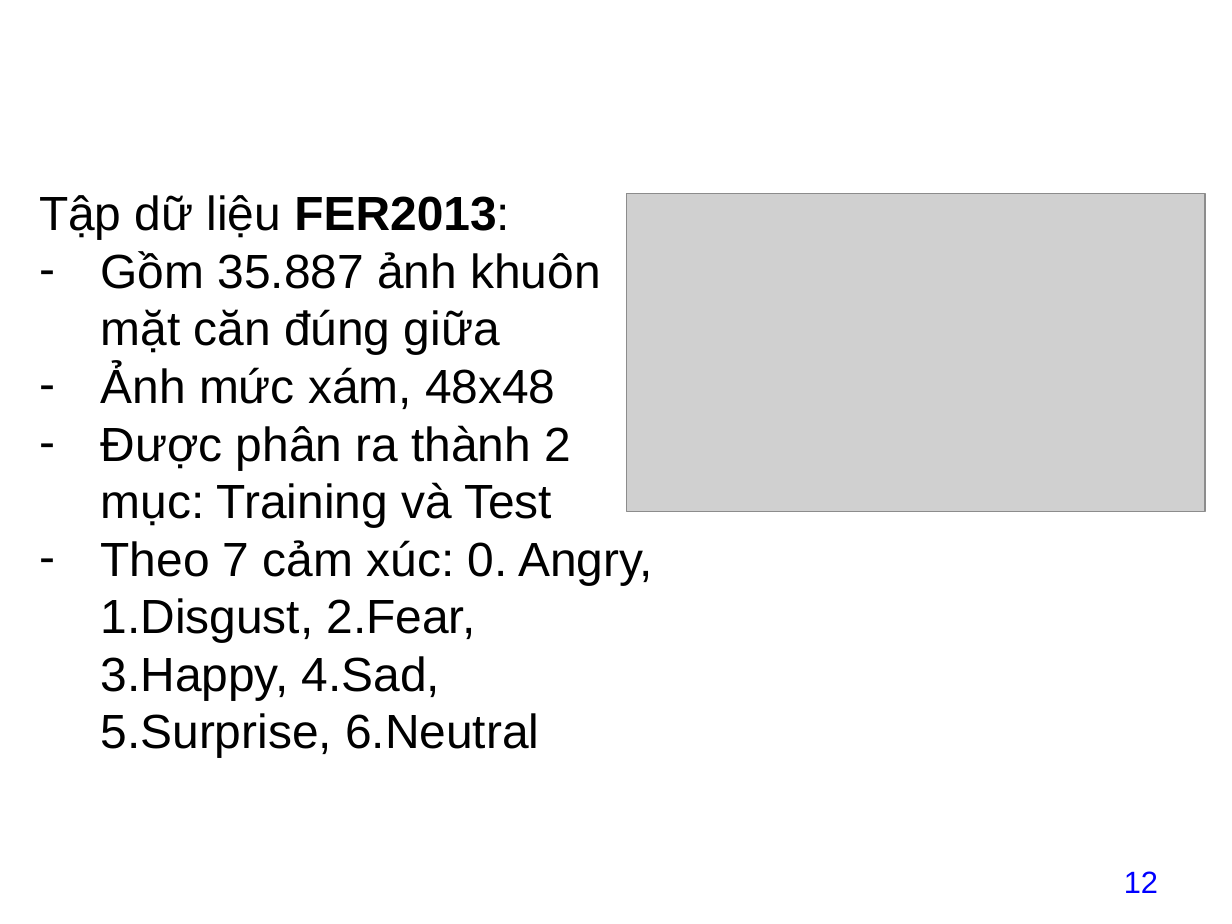
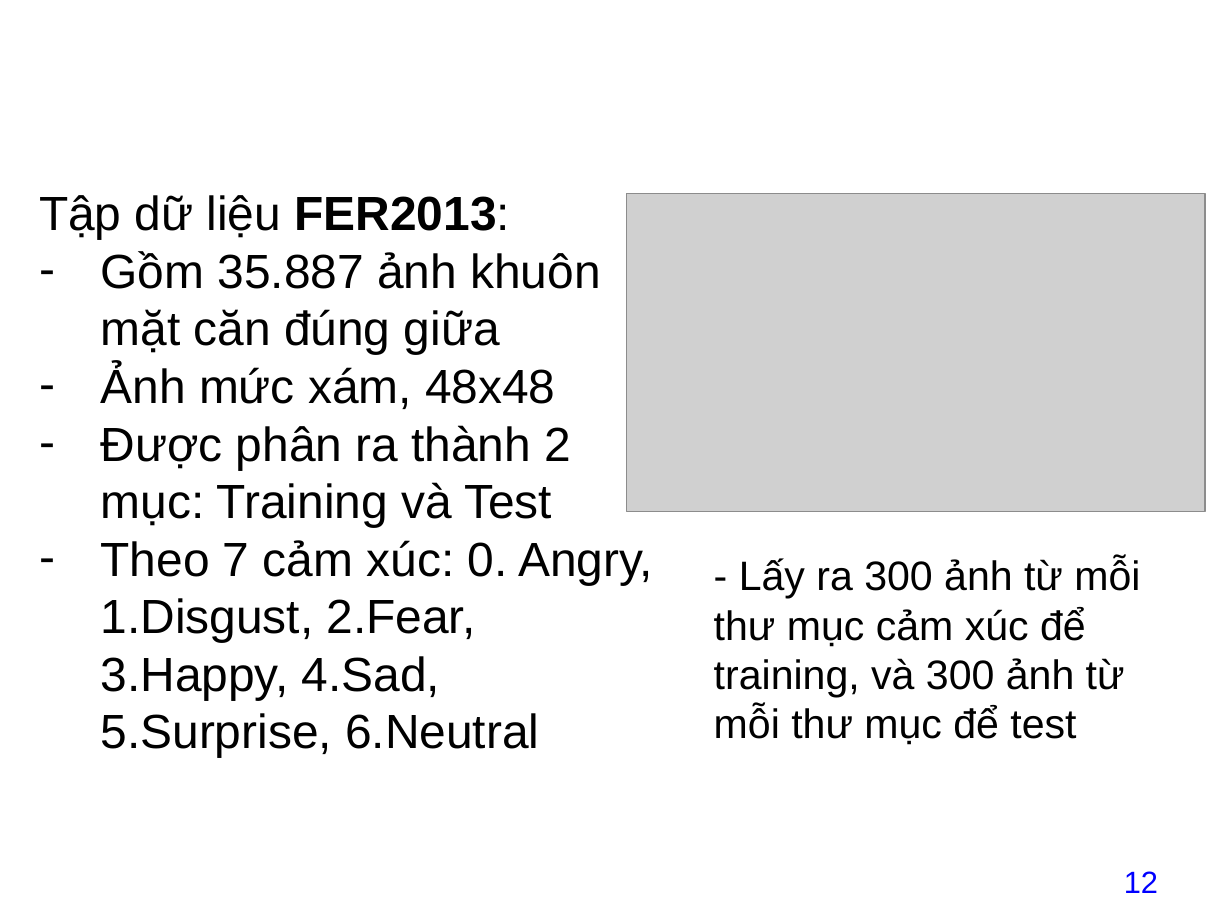
Before and after one commit to datdatnguyen2609/datdatnguyen2609, a slide deck: slide 12 of project/baitaplon/13_NguyenThanhDat211440519_baitaplon.pptx. Drawn at 1232x924 pixels with LibreOffice and Linux fonts; fonts in the diff are those of the drawing; grey boxes stand for pictures; background and template pictures are left out. Boxes give left, top, right and bottom in pixels: in the first picture for what was removed or moved away, otherwise in the second. Text is boxed around its words. In the diff, an @@ line names an element or a change of style, - is before the commit and + after.

```diff
--- a/project/baitaplon/13_NguyenThanhDat211440519_baitaplon.pptx
+++ b/project/baitaplon/13_NguyenThanhDat211440519_baitaplon.pptx
@@ text added at box(714, 558, 1140, 745), 24 pt, text #000000 @@
+- Lấy ra 300 ảnh từ mỗi thư mục cảm xúc để training, và 300 ảnh từ mỗi thư mục để test
```
Also in this commit, not shown: 3 slides added, 1 slide removed, 13 other files.
